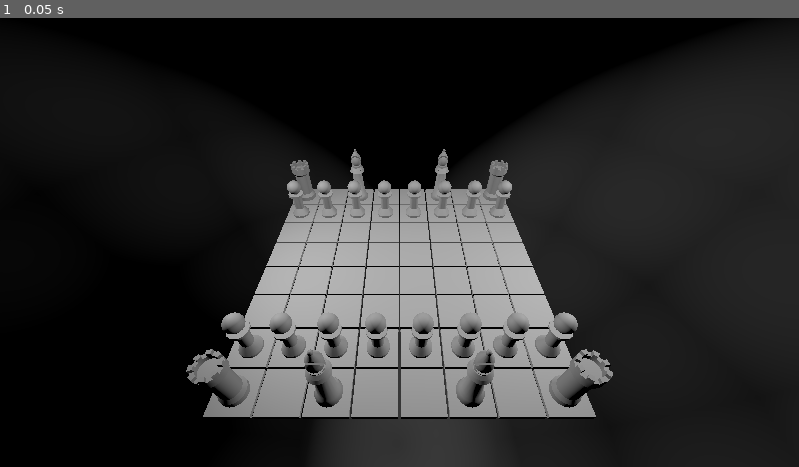
Above: before the commit, frame 1.
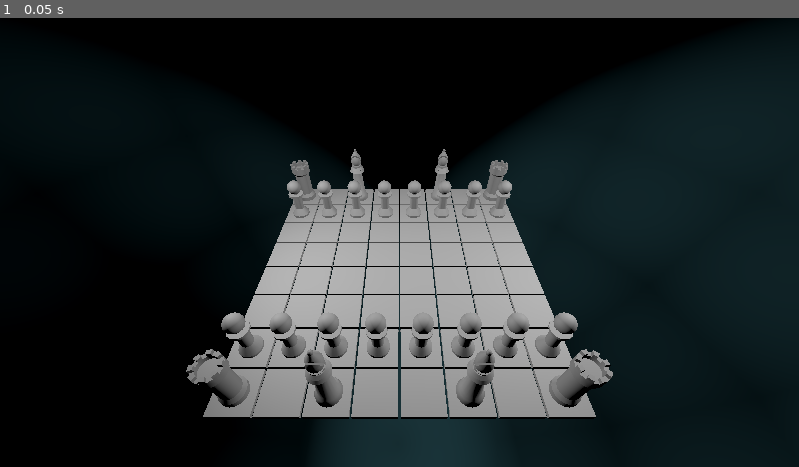
Above: after the commit, the same moment.

Repository: TheLuckyKing25/chess_plus
Game: Godot game, scene res://node_3d.tscn
Same seed, same stepped clock (60 frames per second), same inputs: the game is played once before the commit and once after it.
Inputs:
- Up to frame 1 (0.05 s): no input

The runs differ from the first frame. In frame 1, 2.1% of the frame differs, in the area x 42-62%, y 55-100%.

Commit message:
Update node_3d.tscn

Diff:
--- a/node_3d.tscn
+++ b/node_3d.tscn
@@ -3,6 +3,7 @@
 [ext_resource type="PackedScene" uid="uid://vqvs470xc1lw" path="res://Board.tscn" id="2_noarx"]
 
 [sub_resource type="StandardMaterial3D" id="StandardMaterial3D_noarx"]
+albedo_color = Color(0.528481, 0.921637, 1, 1)
 disable_receive_shadows = true
 
 [sub_resource type="SphereMesh" id="SphereMesh_noarx"]
@@ -17,7 +18,7 @@
 [node name="Node3D" type="Node3D"]
 
 [node name="SpotLight3D" type="SpotLight3D" parent="."]
-transform = Transform3D(0.70716, -0.00881363, -0.706999, 0.707054, 0.00863876, 0.707107, -0.000124583, -0.999924, 0.0123407, -6.44446, 6.2614, -0.020977)
+transform = Transform3D(0.70716, -0.00881363, -0.706999, 0.707054, 0.00863876, 0.707107, -0.000124588, -0.999924, 0.0123407, -6.44446, 6.2614, -0.020977)
 light_energy = 9.63
 light_indirect_energy = 7.186
 light_volumetric_fog_energy = 9.343
@@ -46,7 +47,7 @@
 mesh = SubResource("SphereMesh_noarx")
 
 [node name="SpotLight3D2" type="SpotLight3D" parent="."]
-transform = Transform3D(0.70721, -0.00860124, 0.706952, -0.706999, -0.0123407, 0.707107, 0.00264228, -0.999887, -0.0148085, 8.34661, 6.2614, -0.020977)
+transform = Transform3D(0.70721, -0.00860123, 0.706952, -0.706999, -0.0123407, 0.707107, 0.00264227, -0.999887, -0.0148085, 8.34661, 6.2614, -0.020977)
 light_energy = 9.63
 light_indirect_energy = 7.186
 light_volumetric_fog_energy = 9.343
